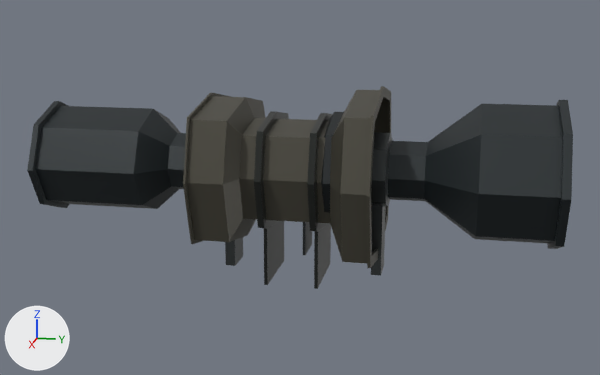
Two versions of the glTF model assets/models/steel_tide_optics/steel_tide_optics.glb, one commit apart.
Before and after are seen from a 50 mm camera at (0.654, 0.135, 0.147) aimed at (0.0, 0.004, -0.017). Arrows for +X, +Y and +Z are at lower left; the lights stay in place. The older version comes first. Where no turn or scale is listed for an object, it has been applied to the vertices. Vertices at exactly the same position are counted once.

Names of what the first picture shows: 'HoloGeometry', 'MicroGeometry', 'ScopeGeometry'.
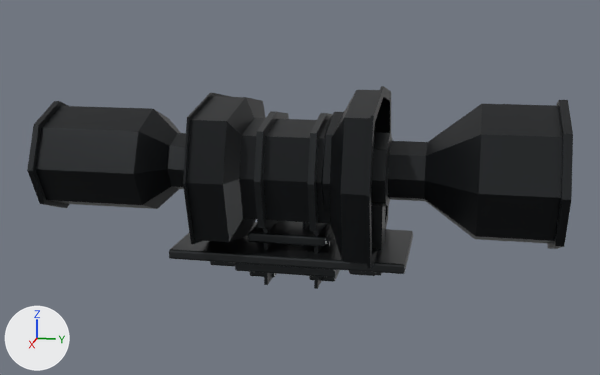
The change in detail:
Material 'HoloOpticHousing' (mat_holooptichousing) changes colour from dark grey #4d4b40 to black #1d1f22; in linear values from (0.075, 0.07, 0.052) to (0.012, 0.014, 0.016).
In material 'HoloOpticHousing' (mat_holooptichousing), roughness goes from 0.46 to 0.38.
In material 'ScopeOpticHousing' (mat_scopeoptichousing), roughness goes from 0.46 to 0.38.
Material 'ScopeOpticHardware' (mat_scopeoptichardware) changes colour from dark grey #505556 to dark grey #3c3f40; in linear values from (0.08, 0.09, 0.092) to (0.045, 0.049, 0.052).
me_hologeometrymesh is used by ob_hologeometry; location (0.0, 0.0, 0.0).
me_hologeometrymesh had 208 vertices, 400 faces and spanned x -0.084..0.084, y -0.071..0.071, z -0.092..0.068.
me_hologeometrymesh now has 424 vertices, 756 faces and spans x -0.084..0.084, y -0.071..0.071, z -0.092..0.068.
me_hologeometrymesh part 1: a new loose piece of 56 vertices spanning x -0.043..0.043, y -0.041..0.041, z -0.078..-0.07, in mat_holooptichardware (dark grey #35383a).
me_hologeometrymesh part 2: a new loose piece of 56 vertices spanning x -0.015..0.015, y -0.036..-0.014, z -0.092..-0.078, in mat_holooptichardware (dark grey #35383a).
me_hologeometrymesh part 3: a new loose piece of 56 vertices spanning x -0.015..0.015, y 0.014..0.036, z -0.092..-0.078, in mat_holooptichardware (dark grey #35383a).
Other edits to the shape of me_hologeometrymesh do not show in these pictures.
me_microgeometrymesh is used by ob_microgeometry; location (0.0, 0.0, 0.0).
me_microgeometrymesh had 208 vertices, 400 faces and spanned x -0.056..0.056, y -0.054..0.054, z -0.07..0.05.
me_microgeometrymesh now has 376 vertices, 724 faces and spans x -0.056..0.056, y -0.054..0.054, z -0.07..0.05.
me_microgeometrymesh part 4: a new loose piece of 56 vertices spanning x -0.034..0.034, y -0.032..0.032, z -0.056..-0.048, in mat_microoptichardware (dark grey #35383a).
Other edits to the shape of me_microgeometrymesh do not show in these pictures.
me_scopegeometrymesh is used by ob_scopegeometry; location (0.0, 0.0, 0.0).
me_scopegeometrymesh had 208 vertices, 400 faces and spanned x -0.066..0.066, y -0.21..0.21, z -0.084..0.061.
me_scopegeometrymesh now has 376 vertices, 724 faces and spans x -0.066..0.066, y -0.21..0.21, z -0.084..0.061.
me_scopegeometrymesh part 5: a new loose piece of 56 vertices spanning x -0.047..0.047, y -0.095..0.095, z -0.07..-0.062, in mat_scopeoptichardware (dark grey #3c3f40).
me_scopegeometrymesh part 6: a new loose piece of 56 vertices spanning x -0.017..0.017, y -0.07..-0.048, z -0.084..-0.07, in mat_scopeoptichardware (dark grey #3c3f40).
me_scopegeometrymesh part 7: a new loose piece of 56 vertices spanning x -0.017..0.017, y 0.048..0.07, z -0.084..-0.07, in mat_scopeoptichardware (dark grey #3c3f40).

Boxes [x1, y1, x2, y2] around the edits, measured in the pictures (600 x 375 px):
'ScopeGeometry', surface changed, recoloured, reshaped
    both: [27, 100, 573, 276]
'HoloGeometry', recoloured, surface changed, reshaped (dark grey to black)
    both: [183, 86, 391, 289]
'MicroGeometry', reshaped
    before: [303, 112, 344, 255]
    after: [248, 112, 344, 246]
part 1 of me_hologeometrymesh, added
    after: [235, 263, 338, 277]
part 2 of me_hologeometrymesh, added (mostly hidden)
    after: [250, 272, 277, 277]
part 3 of me_hologeometrymesh, added
    after: [309, 270, 340, 282]
part 4 of me_microgeometrymesh, added
    after: [248, 221, 333, 246]
part 5 of me_scopegeometrymesh, added
    after: [169, 222, 413, 274]
part 6 of me_scopegeometrymesh, added (mostly hidden)
    after: [210, 261, 235, 267]
part 7 of me_scopegeometrymesh, added (mostly hidden)
    after: [349, 270, 376, 276]
